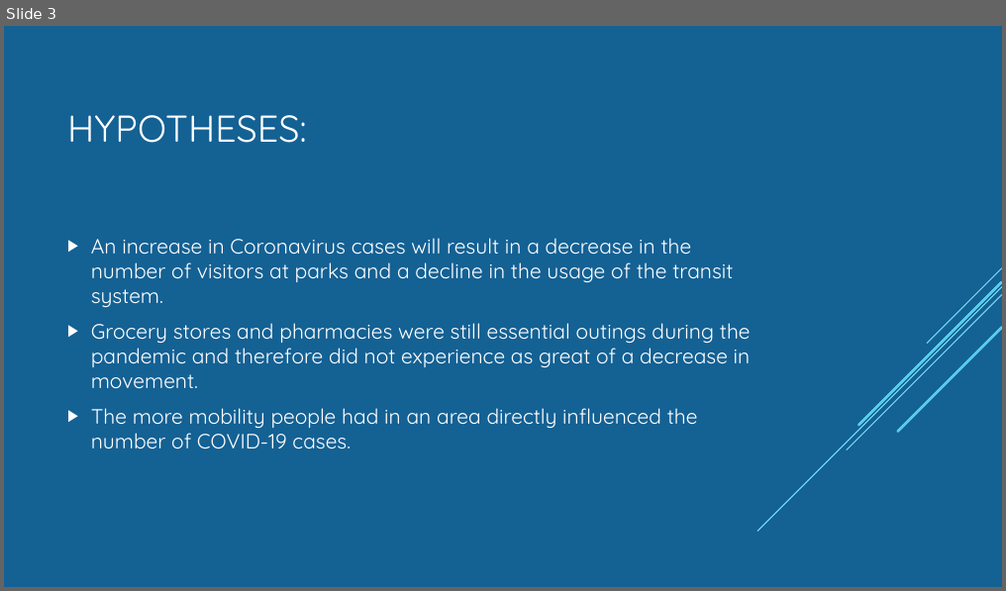
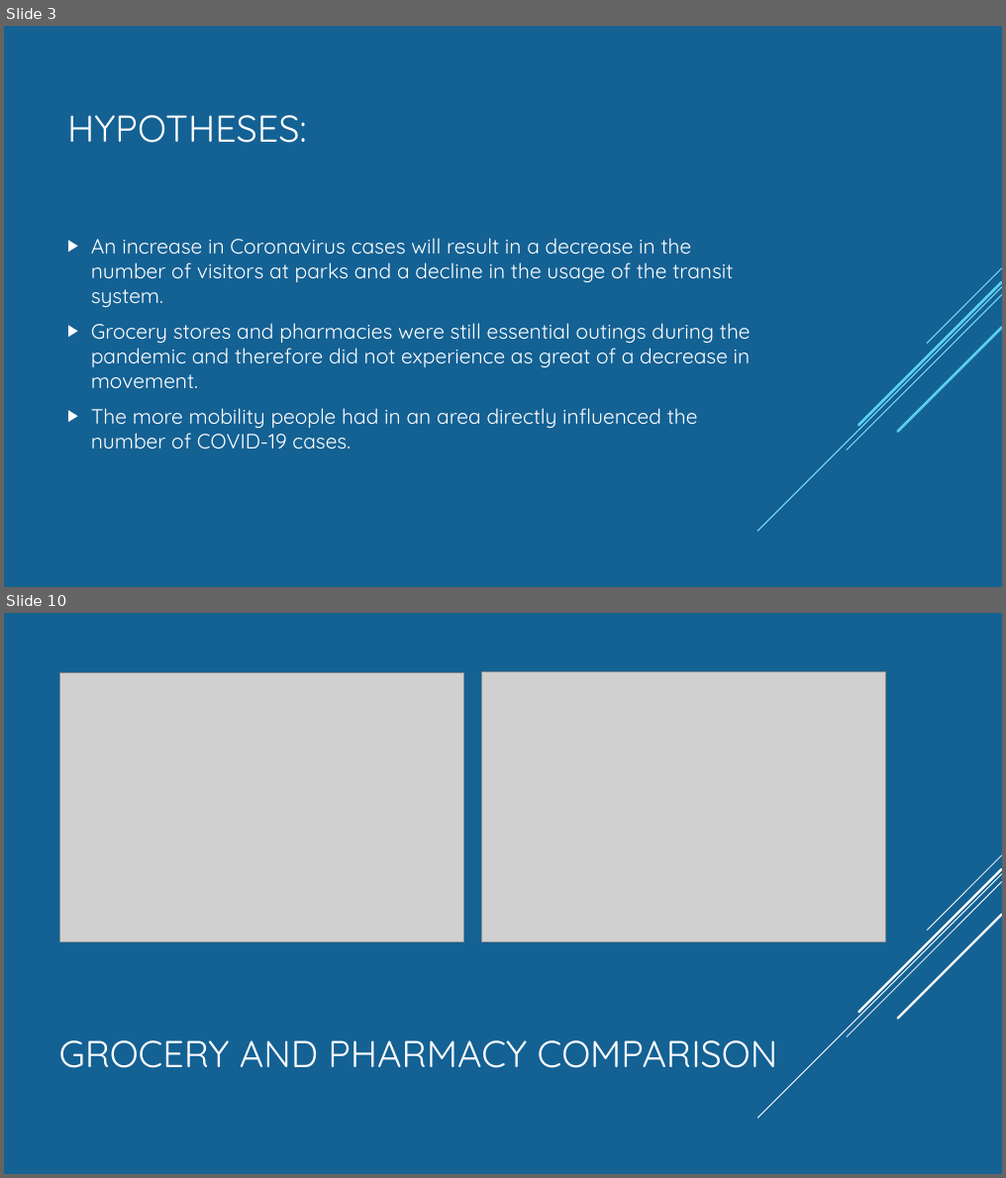
Before and after one commit to Munseaux/Pandemic-Movement, a slide deck: presentation.pptx. Shown one above the other, each under a label of ours: slide 3 before the commit, slides 3 and 10 after it; the slides between them are not shown. The pictures are 1006x591 and 1006x1178 pixels, drawn with LibreOffice and Linux fonts; fonts in the diff are those of the drawing; grey boxes stand for pictures. Boxes give left, top, right and bottom in pixels: in the first picture for what was removed or moved away, otherwise in the second. Text is boxed around its words. In the diff, an @@ line names an element or a change of style, - is before the commit and + after.

```diff
--- a/presentation.pptx
+++ b/presentation.pptx
@@ slide 10 added at [4,613,1002,1174], background #146194; not listed: 5 template elements that a slide beside it also shows @@
@@ picture added at [60,672,464,942] @@
@@ picture added at [481,672,886,942] @@
@@ title added at [59,1041,778,1068], 36 pt, text #FFFFFF @@
+GROCERY AND PHARMACY COMPARISON
```
Also in this commit, not shown: 4 slides changed, 9 other slides added, 6 slides removed.
